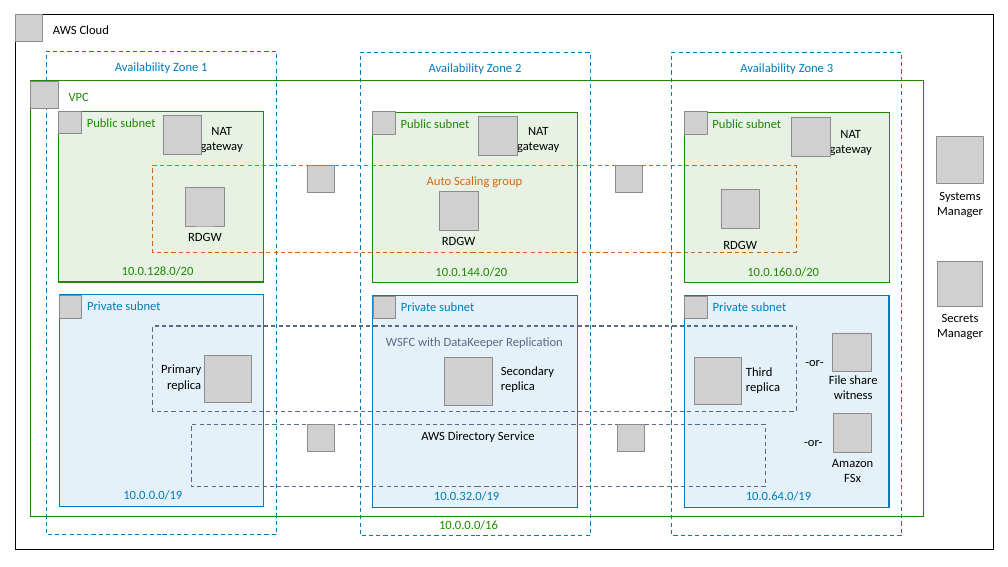
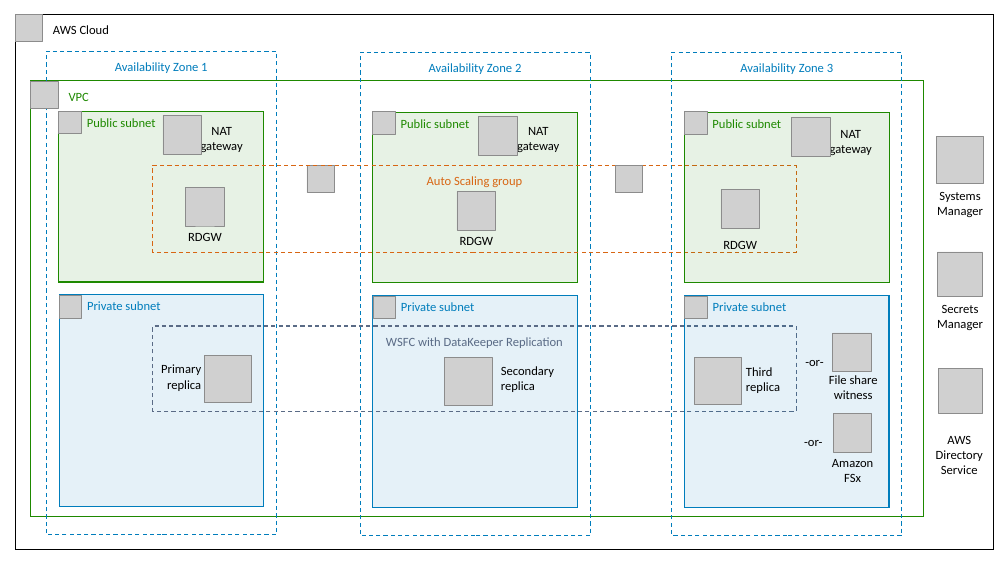
Before and after one commit to aws-quickstart/quickstart-sios-datakeeper, a slide deck: slide 1 of docs/deployment_guide/images/SIOS DataKeeper architecture.pptx. Drawn at 1008x567 pixels with LibreOffice and Linux fonts; fonts in the diff are those of the drawing; grey boxes stand for pictures. Boxes give left, top, right and bottom in pixels: in the first picture for what was removed or moved away, otherwise in the second. Text is boxed around its words. In the diff, an @@ line names an element or a change of style, - is before the commit and + after.

```diff
--- a/docs/deployment_guide/images/SIOS DataKeeper architecture.pptx
+++ b/docs/deployment_guide/images/SIOS DataKeeper architecture.pptx
@@ picture moved from (x1=439, y1=191, x2=478, y2=230) to (x1=457, y1=191, x2=495, y2=230) @@
@@ text "RDGW" moved from (x1=442, y1=237, x2=476, y2=245) to (x1=460, y1=237, x2=494, y2=245) @@
@@ text removed at (x1=122, y1=266, x2=194, y2=276) @@
-10.0.128.0/20
@@ text removed at (x1=435, y1=267, x2=507, y2=277) @@
-10.0.144.0/20
@@ text removed at (x1=747, y1=267, x2=819, y2=277) @@
-10.0.160.0/20
@@ picture moved from (x1=938, y1=262, x2=982, y2=306) to (x1=938, y1=252, x2=982, y2=296) @@
@@ text "Secrets Manager" moved from (x1=937, y1=314, x2=983, y2=339) to (x1=937, y1=305, x2=983, y2=330) @@
@@ picture added at (x1=938, y1=369, x2=983, y2=414) @@
@@ rectangle removed at (x1=191, y1=424, x2=765, y2=486) @@
@@ picture removed at (x1=307, y1=424, x2=334, y2=451) @@
@@ picture removed at (x1=618, y1=425, x2=645, y2=452) @@
@@ text at (x1=936, y1=436, x2=983, y2=474): text changed @@
-AWS Directory Service
+AWS
+Directory
+Service
@@ text removed at (x1=123, y1=490, x2=182, y2=500) @@
-10.0.0.0/19
@@ text removed at (x1=434, y1=491, x2=499, y2=501) @@
-10.0.32.0/19
@@ text removed at (x1=746, y1=491, x2=811, y2=501) @@
-10.0.64.0/19
@@ text removed at (x1=439, y1=520, x2=498, y2=530) @@
-10.0.0.0/16
```
Also in this commit, not shown: 1 other file.
